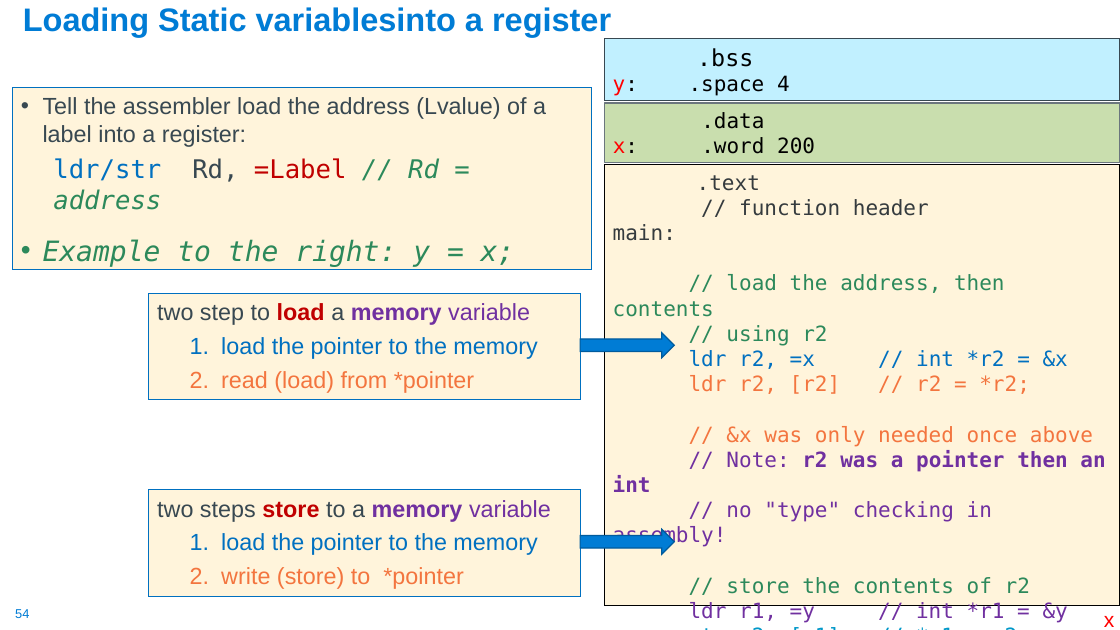
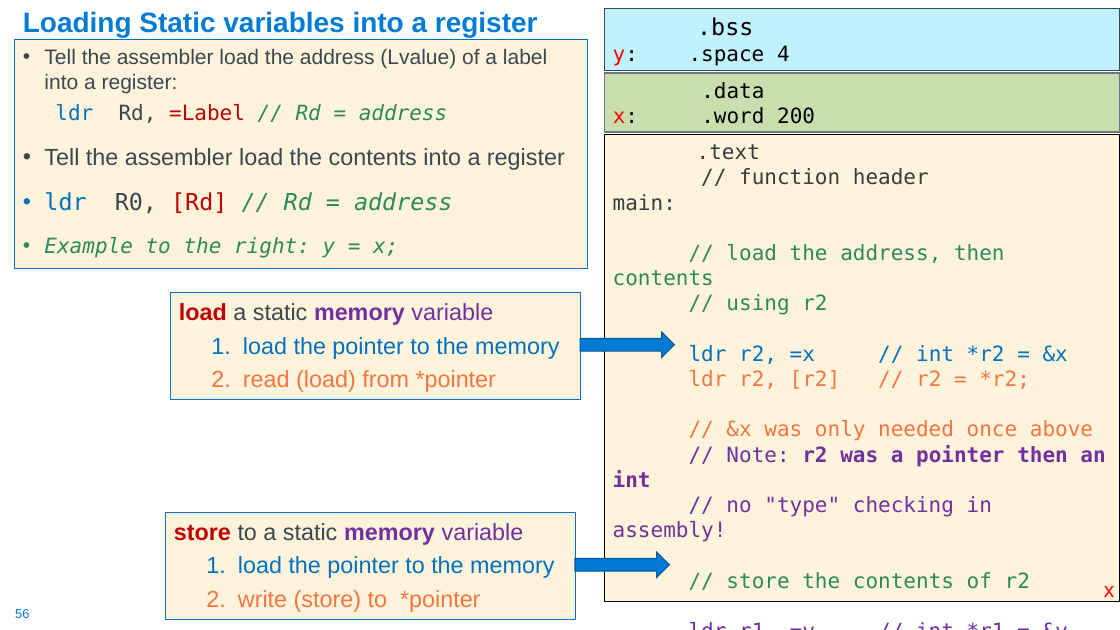
Before and after one commit to cse30-sp24/Muller-Slides, a slide deck: slide 56 of 06-Arm-Part3.pptx (slide 54 before the commit). Drawn at 1120x630 pixels with LibreOffice and Linux fonts; fonts in the diff are those of the drawing. Boxes give left, top, right and bottom in pixels: in the first picture for what was removed or moved away, otherwise in the second. Text is boxed around its words. In the diff, an @@ line names an element or a change of style, - is before the commit and + after.

```diff
--- a/06-Arm-Part3.pptx
+++ b/06-Arm-Part3.pptx
@@ title at [23,11,538,37]: text changed; size 27.9 to 24 pt @@
-Loading Static variablesinto a register
+Loading Static variables into a register
@@ 2 rectangles, 1 text: place and size @@
-2 rectangles, 1 text at [605,39,1120,627]
+2 rectangles, 1 text at [605,8,1120,602]
@@ rectangle "Tell the assembler load the ...": place and size @@
-rectangle "Tell the assembler load the ..." at [13,87,592,270]
+rectangle "Tell the assembler load the ..." at [14,39,587,269]
@@ text in rectangle at [44,48,547,258]: size 20 to 18 pt in "Tell the assembler load the address (Lvalue) ..."; size 24 to 18 pt in "Example to the right: y = x;" @@
@@ text in rectangle at [44,104,565,214]: text changed; size 22 to 20 pt; text colour #2C895B to #384851 @@
-  ldr/str Rd, =Label // Rd = address
+  ldr Rd, =Label // Rd = address
+• Tell the assembler load the contents into a register
+• ldr R0, [Rd] // Rd = address
@@ text in rectangle at [605,134,1120,601]: paragraph removed @@
-…
@@ rectangle ".text": place and size @@
-rectangle ".text" at [605,165,1120,606]
+rectangle ".text" at [605,134,1120,601]
@@ rectangle "load a static memory variable": place and size @@
-rectangle "load a static memory variable" at [149,293,580,400]
+rectangle "load a static memory variable" at [171,292,581,399]
@@ text in rectangle at [179,303,493,325]: text changed @@
-two step to load a memory variable
+load a static memory variable
@@ rectangle "store to a static memory ...": place and size @@
-rectangle "store to a static memory ..." at [149,490,580,597]
+rectangle "store to a static memory ..." at [166,513,576,619]
@@ text in rectangle at [174,523,524,545]: text changed @@
-two steps store to a memory variable
+store to a static memory variable
@@ down arrow: place and size @@
-down arrow at [581,529,675,555]
+down arrow at [576,552,670,577]
@@ page number at [15,609,29,618]: text changed @@
-54
+56
```
Also in this commit, not shown: 6 other slides changed, 2 slides added, 3 other files.
